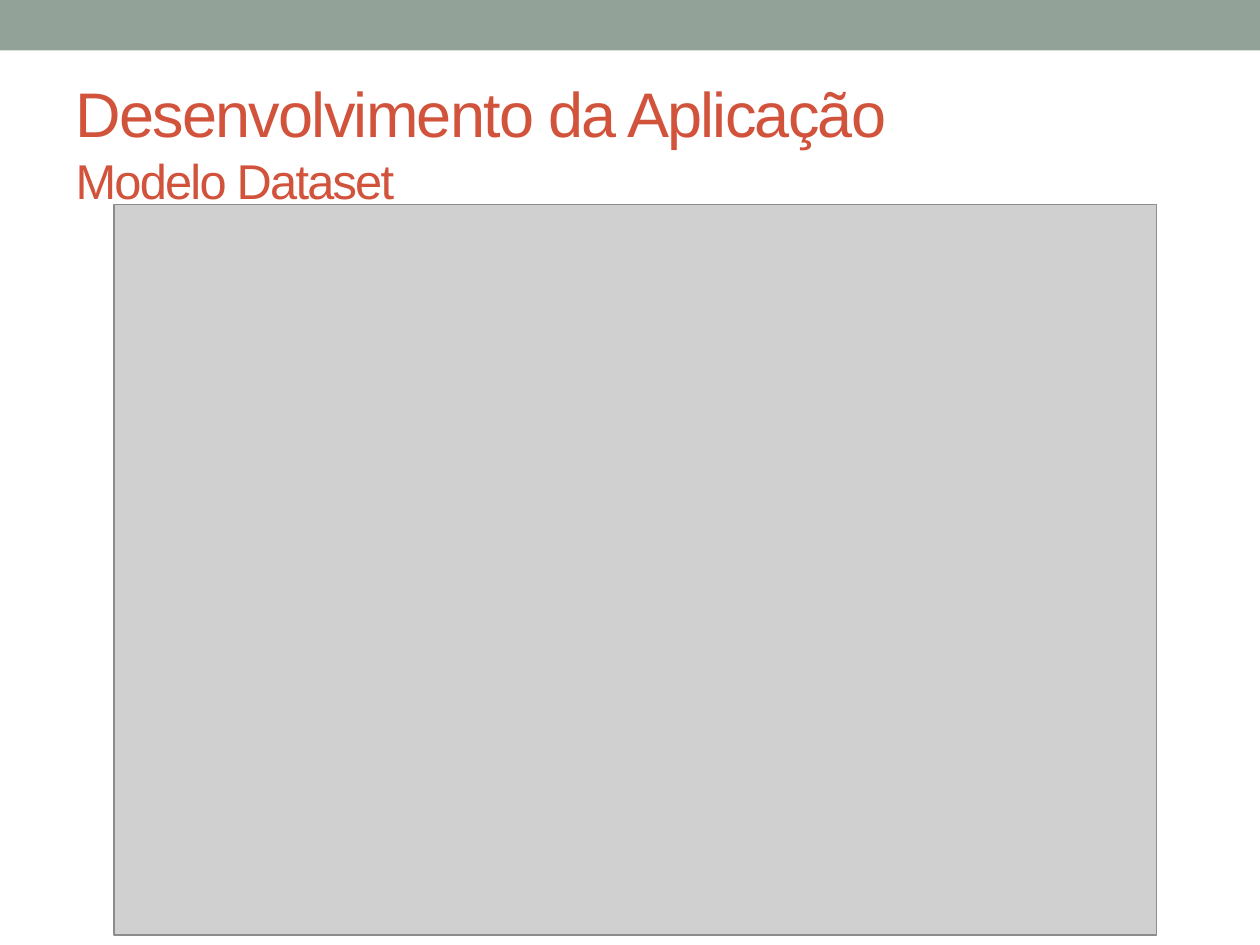
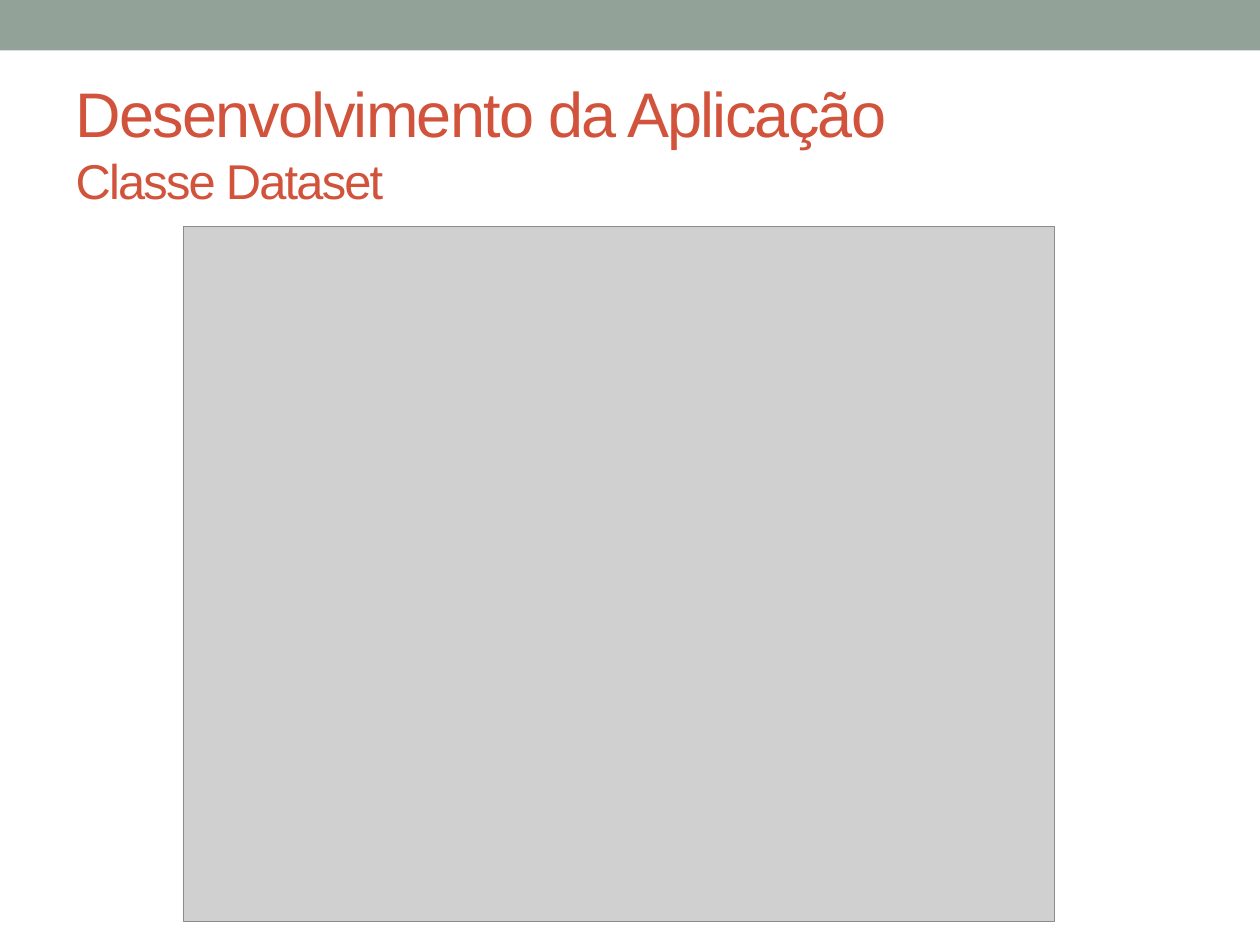
Before and after one commit to glaubergad/tccrepo, a slide deck: slide 27 of mono/Defesa TCC - DashGen.pptx. Drawn at 1260x945 pixels with LibreOffice and Linux fonts; fonts in the diff are those of the drawing; grey boxes stand for pictures. Boxes give left, top, right and bottom in pixels: in the first picture for what was removed or moved away, otherwise in the second. Text is boxed around its words. In the diff, an @@ line names an element or a change of style, - is before the commit and + after.

```diff
--- a/mono/Defesa TCC - DashGen.pptx
+++ b/mono/Defesa TCC - DashGen.pptx
@@ title at (76, 91, 886, 200): text changed @@
-Desenvolvimento da Aplicação
-Modelo Dataset
+Desenvolvimento da Aplicação
+Classe Dataset
@@ picture: place and size @@
-picture at (115, 204, 1157, 935)
+picture at (184, 227, 1055, 922)
```
Also in this commit, not shown: 1 other slide changed, 21 slides added, 1 other file.
